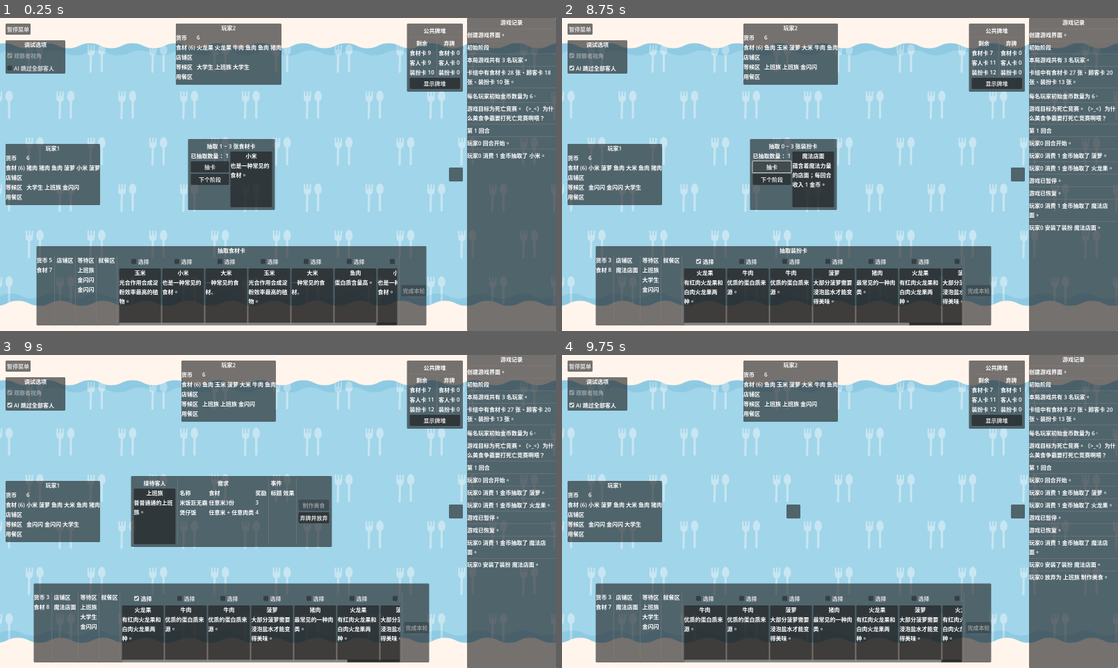
Above: before the commit, frames 1-4 (two rows, left to right).
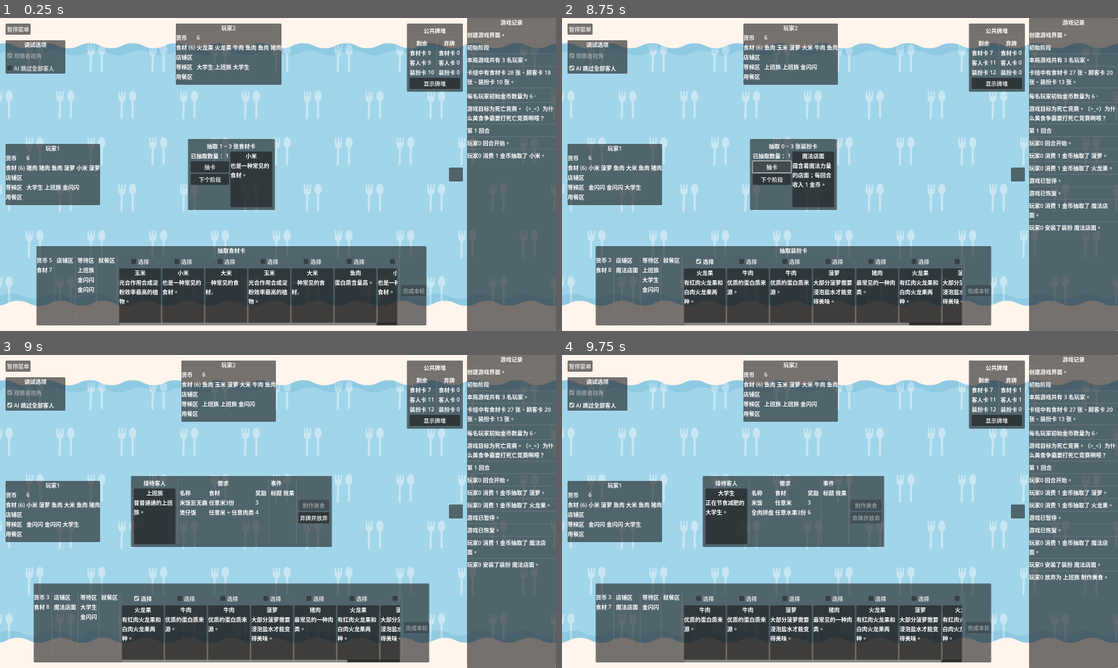
Above: after the commit, the same moments.

Repository: LautskyStudio/FoodCombat
Game: Godot game, scene res://scenes/play_screen.tscn
Two runs of this game, one before a commit and one after it. Both use one fixed random seed, a clock stepped at 60 frames per second and the inputs below.
Inputs:
- Up to frame 1 (0.25 s): no input
- Up to frame 2 (8.75 s): click "暂停菜单" at 0.5 s; click "返回主菜单" at 1.25 s; click "开 始 游 戏" at 2 s; click "抽卡" at 2.75 s; click "下个阶段" at 3.5 s; click "选择" at 4.25 s; click "显示牌堆" at 5 s; click "AI 跳过全部客人" at 5.75 s; click "暂停菜单" at 6.5 s; click "取消" at 7.25 s; click "抽卡" at 8 s
- Up to frame 3 (9 s): click "下个阶段" at 8.75 s
- Up to frame 4 (9.75 s): click "弃牌并放弃" at 9.5 s

Frames 1-2 are identical in both runs. In frame 3, 0.1% of the frame differs, in the area x 14-18%, y 79-88%; in frame 4, 7.4%, in the area x 14-83%, y 13-88%.
Error in both runs: Invalid call. Nonexistent function 'can_be_fulfilled_by' in base 'Nil'. (res://scenes/play_screen/step_5.gd:33)

Commit message:
完成游戏流程

Diff:
--- a/autoloads/utils.gd
+++ b/autoloads/utils.gd
@@ -9,3 +9,9 @@
 static func free_all(arr: Array[Node]) -> void:
 	for node in arr:
 		node.queue_free()
+
+
+static func remove(arr: Array, item) -> void:
+	var idx := arr.find(item)
+	if idx != -1:
+		arr.remove_at(idx)
--- a/models/event/events.gd
+++ b/models/event/events.gd
@@ -7,5 +7,7 @@
 	'场上的每一位玩家金币+2',
 	func (game: PlayScreen, _player) -> void:
 		for player in game.players:
-			player.coins += 2
+			if player.is_active:
+				player.coins += 2
+		Log.push("五谷丰登：场上每位玩家金币 +2。")
 )
--- a/models/player/player_state.gd
+++ b/models/player/player_state.gd
@@ -3,6 +3,10 @@
 
 
 var player: Player
+
+var game: PlayScreen:
+	get:
+		return player.game
 
 var description := ""
 
--- a/models/player/states/step_10.gd
+++ b/models/player/states/step_10.gd
@@ -4,9 +4,13 @@
 # 回合结束，部分特殊效果发动。
 
 
-func enter(_args := {}) -> void:
-	pass
+func _init() -> void:
+	description = "结束"
 
 
-func _init() -> void:
-	description = "结束"
+func enter(_args := {}) -> void:
+	if bankrupts():
+		return
+
+	player.finish_turn()
+	state_machine.transit_to("Idle")
--- a/models/player/states/step_4.gd
+++ b/models/player/states/step_4.gd
@@ -6,27 +6,29 @@
 
 var customer: Customer
 
-var customer_received_at_current_turn := 0
+var customer_received_at_this_turn := 0
 
 
 func enter(args := {}) -> void:
 	super.enter(args)
 
-	if customer_received_at_current_turn >= 3 or len(player.food_materials) == 0:
+	if customer_received_at_this_turn >= 3 or len(player.food_materials) == 0:
 		state_machine.transit_to('Step9')
 		return
 
 	customer = _get_customer()
-	customer_received_at_current_turn += 1
+	customer_received_at_this_turn += 1
 
 	state_machine.transit_to("Step5", {'customer': customer})
 
 
 func _on_first_enter_at_this_turn(_args := {}) -> void:
-	customer_received_at_current_turn = 0
+	customer_received_at_this_turn = 0
 
 
 func _get_customer() -> Customer:
 	if len(player.waiting_area) > 0:
-		return player.waiting_area.pop_front()
+		var next_customer = player.waiting_area.pop_front()
+		player.notify_waiting_area_changed()
+		return next_customer
 	return player.game.remaining_customers.pop_back()
--- a/models/player/states/step_5.gd
+++ b/models/player/states/step_5.gd
@@ -1,4 +1,9 @@
 extends PlayerState
+
+
+# 5.
+# 此客人卡上写有需求，可以根据食材卡标签食自由组合使其达成需求并丢弃，然后获取需求上写的等额货币。
+# 如果无法达成需求，则不能获得货币，且则需要丢弃任意可作为料理的组合或单独的食材卡。
 
 
 var customer: Customer
@@ -15,12 +20,14 @@
 		var reward = customer.get_reward_for(materials)
 		player.coins += reward
 		Log.push("%s 为 %s 制作出了美食，获得了 %d 金币。" % [player.player_name, customer.title, reward])
+		state_machine.transit_to("Step6", {'customer': customer, 'is_fulfilled': true})
 	_discard(materials)
 
 
 func discard(materials: Array[FoodMaterial]) -> void:
 	Log.push('%s 放弃为 %s 制作美食。' % [player.player_name, customer.title])
 	_discard(materials)
+	state_machine.transit_to("Step6", {'customer': customer, 'is_fulfilled': false})
 
 
 func _discard(materials: Array[FoodMaterial]) -> void:
@@ -29,4 +36,3 @@
 		player.food_materials.remove_at(idx)
 		player.game.discarded_food_materials.append(item)
 		player.notify_food_materials_changed()
-	state_machine.transit_to("Step6", {'customer': customer})
--- a/models/player/states/step_6.gd
+++ b/models/player/states/step_6.gd
@@ -1,13 +1,23 @@
 extends PlayerState
 
 
-# 6. 步骤2结束后，如果客人卡写有事件，则需要根据事件内容执行相应动作。
+# 6. 步骤5结束后，如果客人卡写有事件，则需要根据事件内容执行相应动作。
 
 
 var customer: Customer
 
+var is_fulfilled: bool
+
 
 func enter(args := {}) -> void:
 	super.enter(args)
+
 	customer = args['customer']
 	assert(customer != null)
+	is_fulfilled = args['is_fulfilled']
+
+	if is_fulfilled:
+		for event in customer.events:
+			event.effect.call(player.game, player)
+
+	state_machine.transit_to("Step7", args)
--- a/models/player/states/step_7.gd
+++ b/models/player/states/step_7.gd
@@ -1,5 +1,22 @@
 extends PlayerState
 
 
-func enter(_args := {}) -> void:
-	player.is_finishing_turn_allowed = false
+# 7. 以上步骤完成后，如果达成需求，该客人卡放入用餐区，如果未达成需求，该客人卡丢弃。
+
+var customer: Customer
+
+var is_fulfilled: bool
+
+
+func enter(args := {}) -> void:
+	customer = args['customer']
+	assert(customer != null)
+	is_fulfilled = args['is_fulfilled']
+
+	if is_fulfilled:
+		player.eating_area.append(customer)
+		player.notify_eating_area_changed()
+	else:
+		player.game.discarded_customers.append(customer)
+
+	state_machine.transit_to("Step8")
--- a/models/player/states/step_8.gd
+++ b/models/player/states/step_8.gd
@@ -1,5 +1,8 @@
 extends PlayerState
 
 
+# 8. 重复步骤4~7，最多重复3次。
+
+
 func enter(_args := {}) -> void:
-	player.is_finishing_turn_allowed = false
+	state_machine.transit_to("Step4")
--- a/models/player/states/step_9.gd
+++ b/models/player/states/step_9.gd
@@ -1,5 +1,52 @@
 extends PlayerState
 
 
+# 9. 如果手中有客人卡，需要把手牌中客人卡转移到其他玩家等候区，
+# 如果所有玩家的等候区都有三张客人卡，则丢弃手中剩余客人卡。
+
+
+signal customer_queued
+signal customer_transferred
+signal all_customers_transferred
+
+
+var customer: Customer
+
+var active_players: Array[Player]:
+	get:
+		return game.players.filter(func (p): return p.is_active)
+
+var available_targets: Array[Player]:
+	get:
+		return active_players.filter(func (p): return p != player and len(p.waiting_area) < 3)
+
+
+func _init() -> void:
+	description = "将手牌中的客人卡转移到其他玩家处"
+
+
 func enter(_args := {}) -> void:
-	player.is_finishing_turn_allowed = false
+	while len(player.helding_customers) > 0:
+		customer = player.helding_customers.pop_front()
+
+		if _should_discard():
+			game.discarded_customers.append(customer)
+			continue
+
+		customer_queued.emit()
+		await customer_transferred
+
+	all_customers_transferred.emit()
+	state_machine.transit_to("Step10")
+
+
+func transfer_to(target_player) -> void:
+	target_player.waiting_area.append(customer)
+	target_player.notify_waiting_area_changed()
+	customer_transferred.emit()
+
+	Log.push("%s 将 %s 转移到了 %s。" % [player.player_name, customer.title, target_player.player_name])
+
+
+func _should_discard() -> bool:
+	return len(available_targets) == 0
--- a/scenes/play_screen.tscn
+++ b/scenes/play_screen.tscn
@@ -18,6 +18,7 @@
 [ext_resource type="PackedScene" uid="uid://cxn6gfn8y35ul" path="res://models/player/player.tscn" id="12_dpxem"]
 [ext_resource type="PackedScene" uid="uid://bmfnye5sbivpx" path="res://scenes/play_screen/step_2.tscn" id="12_ypkra"]
 [ext_resource type="PackedScene" uid="uid://c1qp3clg4qov" path="res://scenes/play_screen/step_5.tscn" id="13_h6lxk"]
+[ext_resource type="PackedScene" uid="uid://cajic5aowmhbk" path="res://scenes/play_screen/step_9.tscn" id="14_db4lu"]
 
 [node name="PlayScreen" type="Control"]
 layout_mode = 3
@@ -223,6 +224,11 @@
 layout_mode = 2
 state_path = NodePath("../../../../../../Players/Player0/StateMachine/Step5")
 
+[node name="Step9" parent="HUD/HSplitContainer/GameArea/CenterContainer/MarginContainer" instance=ExtResource("14_db4lu")]
+visible = false
+layout_mode = 2
+state_path = NodePath("../../../../../../Players/Player0/StateMachine/Step9")
+
 [node name="BottomPlayerContainer" type="PanelContainer" parent="HUD/HSplitContainer/GameArea"]
 layout_mode = 1
 anchors_preset = 7
--- /dev/null
+++ b/scenes/play_screen/player_button.gd
@@ -0,0 +1,27 @@
+extends Button
+
+
+signal player_selected(player: Player)
+
+
+var _player: Player
+
+var player: Player:
+	get:
+		return _player
+	set(value):
+		_player = value
+		_update()
+
+
+func _ready():
+	_update()
+
+
+func _update() -> void:
+	if player:
+		text = player.player_name
+
+
+func _on_pressed() -> void:
+	player_selected.emit(player)
--- /dev/null
+++ b/scenes/play_screen/player_button.tscn
@@ -0,0 +1,9 @@
+[gd_scene load_steps=2 format=3 uid="uid://m45ocekovbve"]
+
+[ext_resource type="Script" path="res://scenes/play_screen/player_button.gd" id="1_2dsbw"]
+
+[node name="PlayerButton" type="Button"]
+text = "玩家名"
+script = ExtResource("1_2dsbw")
+
+[connection signal="pressed" from="." to="." method="_on_pressed"]
--- a/scenes/play_screen/states/end.gd
+++ b/scenes/play_screen/states/end.gd
@@ -6,12 +6,16 @@
 
 func enter(args := {}) -> void:
 	winner = args['winner']
+
+	var winner_label = play_screen.get_node('%EndingPoster/WinerLabel')
+	var poster = play_screen.get_node("%EndingPoster")
+
 	if winner == 0:
-		%WinerLabel.text = '您获胜了！'
+		winner_label.text = '您获胜了！'
 	else:
-		%WinerLabel.text = 'Good Game!'
-	%EndingPoster.show()
+		winner_label.text = 'Good Game!'
+	poster.show()
 
 
 func exit() -> void:
-	%EndingPoster.hide()
+	play_screen.get_node("%EndingPoster").hide()
--- a/scenes/play_screen/states/running.gd
+++ b/scenes/play_screen/states/running.gd
@@ -20,7 +20,13 @@
 				return
 
 			current_player.begin_turn()
+			if current_player.is_bot:
+				%BotActionTimer.start()
+
 			await current_player.turn_finished
+			if current_player.is_bot:
+				%BotActionTimer.stop()
+
 			current_player = _find_next_player()
 
 
@@ -57,8 +63,42 @@
 
 func _on_bot_action_timer_timeout() -> void:
 	if current_player.is_bot:
-		match current_player.state.name:
+		var player = current_player
+		var state = player.state
+
+		match state.name:
 			"Init", "Idle", "Inactive":
+				pass
+
+			"Step1":
+				if state.is_drawing_enabled:
+					state.draw_card()
+				else:
+					state.next_step()
+
+			"Step2":
+				if state.is_drawing_enabled:
+					state.draw_card()
+				else:
+					state.next_step()
+
+			"Step3", "Step4":
+				pass
+
+			"Step5":
+				var materials = player.food_materials
+				if state.customer.can_be_fulfilled_by(materials):
+					state.submit(materials)
+				else:
+					state.discard(materials)
+
+			"Step6", "Step7", "Step8":
+				pass
+
+			"Step9":
+				state.transfer_to(state.available_targets[0])
+
+			"Step10":
 				pass
 
 			var unknown_state:
--- a/scenes/play_screen/step_5.gd
+++ b/scenes/play_screen/step_5.gd
@@ -50,7 +50,11 @@
 
 func _on_submit_button_pressed() -> void:
 	state.submit(_materials)
+	_materials = []
+	_update()
 
 
 func _on_discard_button_pressed() -> void:
 	state.discard(_materials)
+	_materials = []
+	_update()
--- /dev/null
+++ b/scenes/play_screen/step_9.gd
@@ -0,0 +1,43 @@
+extends "res://scenes/play_screen/step_base.gd"
+
+
+const PlayerButton = preload("res://scenes/play_screen/player_button.tscn")
+
+
+var players: Array[Player]
+
+var customer: Customer
+
+
+func _ready() -> void:
+	super._ready()
+	state.customer_queued.connect(_update)
+	state.all_customers_transferred.connect(hide)
+
+
+func _on_show() -> void:
+	_update()
+
+
+func _update() -> void:
+	_clear()
+
+	%VisualCard.card = state.customer
+	var available_players = state.active_players.filter(func (p): return len(p.waiting_area) < 3)
+	for player in available_players:
+		var button = PlayerButton.instantiate()
+		button.player = player
+		%TargetContainer.add_child(button)
+		button.player_selected.connect(_on_player_selected)
+
+
+func _clear() -> void:
+	Utils.free_all_children(%TargetContainer)
+
+
+func _on_hidden() -> void:
+	_clear()
+
+
+func _on_player_selected(player: Player) -> void:
+	state.transfer_to(player)
--- /dev/null
+++ b/scenes/play_screen/step_9.tscn
@@ -0,0 +1,45 @@
+[gd_scene load_steps=4 format=3 uid="uid://cajic5aowmhbk"]
+
+[ext_resource type="Script" path="res://scenes/play_screen/step_9.gd" id="1_t4xsv"]
+[ext_resource type="PackedScene" uid="uid://basr5mxkjqjlv" path="res://models/card/visual_card.tscn" id="2_gef6h"]
+[ext_resource type="PackedScene" uid="uid://m45ocekovbve" path="res://scenes/play_screen/player_button.tscn" id="3_ea6pp"]
+
+[node name="Step9" type="BoxContainer"]
+script = ExtResource("1_t4xsv")
+
+[node name="HBoxContainer" type="HBoxContainer" parent="."]
+layout_mode = 2
+
+[node name="VBoxContainer" type="VBoxContainer" parent="HBoxContainer"]
+layout_mode = 2
+
+[node name="Label" type="Label" parent="HBoxContainer/VBoxContainer"]
+layout_mode = 2
+text = "转移客人"
+horizontal_alignment = 1
+
+[node name="VisualCard" parent="HBoxContainer/VBoxContainer" instance=ExtResource("2_gef6h")]
+unique_name_in_owner = true
+layout_mode = 2
+selectable = false
+
+[node name="VSeparator" type="VSeparator" parent="HBoxContainer"]
+layout_mode = 2
+
+[node name="VBoxContainer2" type="VBoxContainer" parent="HBoxContainer"]
+layout_mode = 2
+
+[node name="Label" type="Label" parent="HBoxContainer/VBoxContainer2"]
+layout_mode = 2
+text = "选择目标"
+
+[node name="TargetContainer" type="GridContainer" parent="HBoxContainer/VBoxContainer2"]
+unique_name_in_owner = true
+layout_mode = 2
+columns = 3
+
+[node name="PlayerButton" parent="." instance=ExtResource("3_ea6pp")]
+unique_name_in_owner = true
+layout_mode = 2
+
+[connection signal="hidden" from="." to="." method="_on_hidden"]
Not shown: 1 places in scenes/play_screen.tscn that only renumber resources
